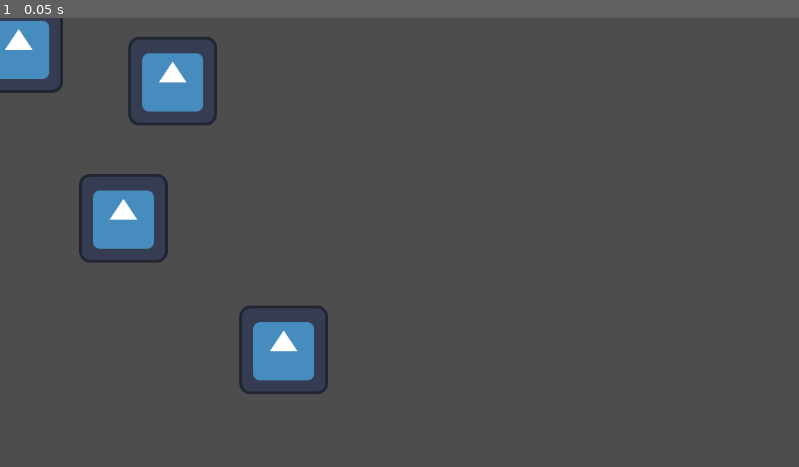
Above: before the commit, frame 1.
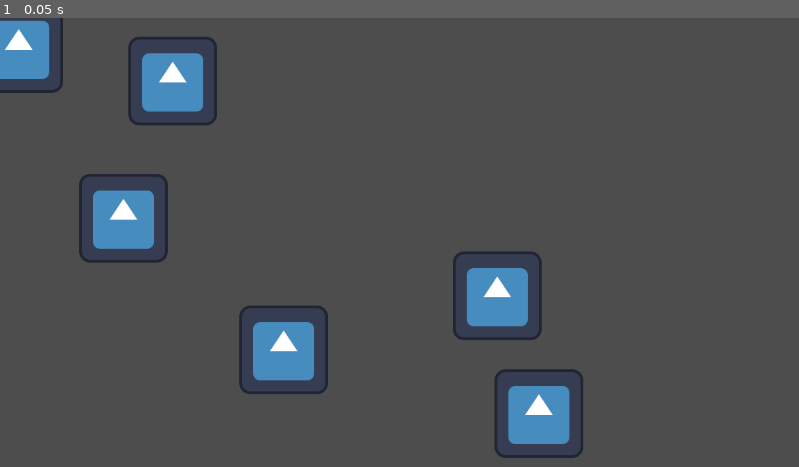
Above: after the commit, the same moment.

Repository: SSSYLSSS/newgodottest
Game: Godot game, scene res://icon.tscn
The game is run twice, just before and just after one commit, with the same random seed, the same clock (stepped at 60 frames per second) and the same inputs. This scene is started directly instead of the project's main scene. The engine's default icon, where the game draws it, is replaced by a stand-in: a white triangle on a blue panel in a dark square.
Inputs:
- Up to frame 1 (0.05 s): no input

The runs differ from the first frame. In frame 1, 2.5% of the frame differs, in the area x 56-73%, y 52-98%.

Commit message:
Update icon.tscn

Diff:
--- a/icon.tscn
+++ b/icon.tscn
@@ -17,3 +17,11 @@
 [node name="Icon3" type="Sprite2D" parent="."]
 position = Vector2(382, 435)
 texture = ExtResource("1_tr34o")
+
+[node name="Icon4" type="Sprite2D" parent="."]
+position = Vector2(750, 527)
+texture = ExtResource("1_tr34o")
+
+[node name="Icon5" type="Sprite2D" parent="."]
+position = Vector2(690, 357)
+texture = ExtResource("1_tr34o")
